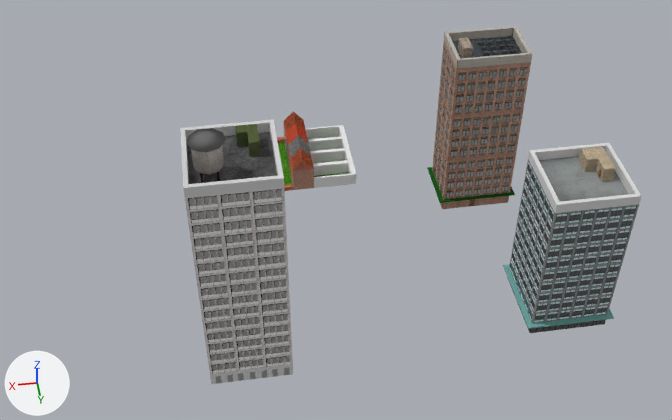
Renders of the Blender file models/buildings.blend from each side of a commit.
Camera for both pictures: a 50 mm camera at (0.12, 12.28, 14.58) aimed at (-2.05, -1.86, 1.8). Every picture has the same lights, and +X, +Y and +Z are marked at lower left.

Script lines for the objects in view, before the commit:
```python
ob_building1 = bpy.data.objects.new('building1', me_plane_015)
ob_building1.location = (-5.62, -4.05, 0.0)
ob_building1.rotation_euler = (0.376, 0.0, 0.0)  # degrees (22, 0, 0)
ob_building1.scale = (0.0171, 0.0569, 0.0569)
ob_building2 = bpy.data.objects.new('building2', me_plane_019)
ob_building2.location = (-6.5, -0.31, 0.0)
ob_building2.scale = (0.9, 0.9, 0.9)
ob_building3 = bpy.data.objects.new('building3', me_plane_001)
ob_building3.location = (0.0, 0.0, 0.0)
ob_building3.scale = (0.8, 0.8, 0.8)
ob_house1 = bpy.data.objects.new('house1', me_plane_021)
ob_house1.location = (-1.99, -5.71, 0.0)
ob_house1.scale = (1.0, 0.5, 1.0)
```
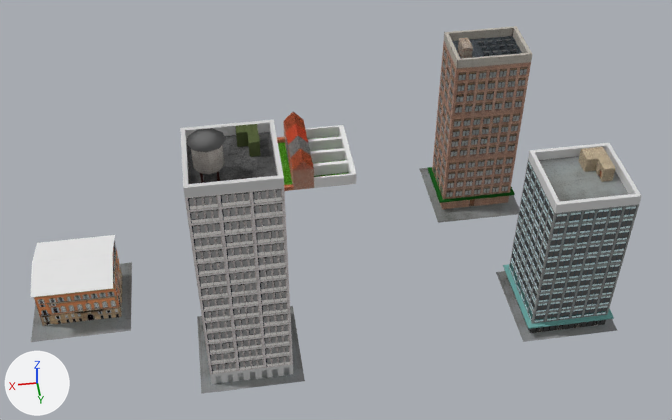
Commit message: "Building" 4

Where the change shows, as pixel boxes [x1, y1, x2, y2] in the pictures (672 x 420 px; the box of a moved part takes in the faces that stretch with it):
'building3', reshaped (11% wider)
    before: [180, 119, 293, 384]
    after: [180, 119, 305, 394]
'building2', reshaped
    before: [503, 143, 642, 333]
    after: [496, 143, 642, 342]
'building1', reshaped (7% wider, 8% taller)
    before: [427, 26, 532, 209]
    after: [420, 26, 532, 223]
'Plane', added
    after: [31, 235, 132, 342]
    faces in mat_roof (its picture is missing): [31, 235, 115, 297]
    faces in mat_body (picture img_body_jpg): [34, 240, 122, 326]
    faces in mat_ground (picture img_building1roof_jpg): [31, 262, 132, 342]
part 1 of me_plane_019, moved or reshaped
    before: [518, 151, 642, 271]
    after: [496, 151, 642, 342]
part 2 of me_plane_001, added
    after: [197, 306, 305, 394]
part 3 of me_plane_015, added
    after: [420, 168, 519, 223]

The change, as a list of edits to the scene's bpy script:
```text
Change mat_body:
    remove # nodes: BsdfAnisotropic, BsdfDiffuse, MixShader, OutputMaterial, TexImage x2
    remove # uses the picture img_building3body_jpg_001
    remove # uses the picture img_building3bodybw_jpg_001
    nodes: BsdfDiffuse, OutputMaterial, TexImage
    uses the picture img_body_jpg
Add mat_body_001:
    mat_body_001 = bpy.data.materials.new('body.001')
    # uses the picture img_building3body_jpg_001
    # uses the picture img_building3bodybw_jpg_001
Change me_plane_019:
    used by ob_building2; location = (-6.5, -0.31, 0.0); scale = (0.9, 0.9, 0.9)
    remove me_plane_019.from_pydata(...)  # 80 vertices, 53 faces; spans x -1.0..1.0, y -1.0..1.0, z 0.0..4.0
    add me_plane_019.from_pydata(...)  # 84 vertices, 54 faces; spans x -1.11..1.11, y -1.11..1.11, z 0.0..4.0
    me_plane_019 part 1
    8 faces are deleted
    4 vertices are added at (-1.11, -1.11, 0.0), (1.11, -1.11, 0.0), (-1.11, 1.11, 0.0), (1.11, 1.11, 0.0)
    1 new face joins them, mat_ground (picture img_building1roof_jpg)
    4 new faces join them, mat_b1bodymat
    4 new faces join them, mat_b1topbordermat (light grey #d8d8d8)
    add me_plane_019.materials.append(mat_ground)  # picture img_building1roof_jpg
Change me_plane_015:
    used by ob_building1; location = (-5.62, -4.05, 0.0); rotation_euler = (0.376, 0.0, 0.0), in degrees (22, 0, 0); scale = (0.0171, 0.0569, 0.0569)
    verts and faces of me_plane_015; kept vertices keep their numbers, new ones are numbered from 660
    remove me_plane_015.from_pydata(...)  # 660 vertices, 384 faces; spans x -52.8..52.8, y -9.2..35.7, z -3.6..70.7
    add me_plane_015.from_pydata(...)  # 664 vertices, 385 faces; spans x -58.6..58.6, y -16.4..35.7, z -6.5..70.7
    me_plane_015 part 3
    add verts[660] = (-58.6, -16.4, 6.5)
    add verts[661] = (58.6, -16.4, 6.5)  # pixel (419, 168)
    add verts[662] = (-58.6, 16.4, -6.5)
    add verts[663] = (58.6, 16.4, -6.5)  # pixel (438, 222)
    add faces += [(660, 661, 663, 662)]  # mat_ground (picture img_building1roof_jpg)
    add me_plane_015.materials.append(mat_ground)  # picture img_building1roof_jpg
Change me_plane_001:
    used by ob_building3; location = (0.0, 0.0, 0.0); scale = (0.8, 0.8, 0.8)
    verts and faces of me_plane_001; kept vertices keep their numbers, new ones are numbered from 124
    remove me_plane_001.from_pydata(...)  # 124 vertices, 94 faces; spans x -1.0..1.0, y -1.0..1.0, z 0.0..7.06
    remove me_plane_001.materials.append(mat_body)
    add me_plane_001.from_pydata(...)  # 128 vertices, 95 faces; spans x -1.25..1.25, y -1.25..1.25, z 0.0..7.06
    me_plane_001 part 2
    add verts[124] = (-1.25, -1.25, 0.0)  # pixel (292, 305)
    add verts[125] = (1.25, -1.25, 0.0)  # pixel (197, 316)
    add verts[126] = (-1.25, 1.25, 0.0)  # pixel (304, 381)
    add verts[127] = (1.25, 1.25, 0.0)  # pixel (201, 393)
    add faces += [(124, 125, 127, 126)]  # mat_ground (picture img_building1roof_jpg)
    add me_plane_001.materials.append(mat_body_001)
    add me_plane_001.materials.append(mat_ground)  # picture img_building1roof_jpg
Add ob_plane:
    ob_plane = bpy.data.objects.new('Plane', me_plane_010)  # 30 vertices, 11 faces; spans x -1.0..1.0, y -1.0..1.0, z 0.0..1.25; in mat_ground (picture img_building1roof_jpg), mat_body (picture img_body_jpg), mat_roof (its picture is missing)
    ob_plane.location = (3.35, -1.82, 0.0)
```
